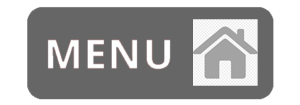
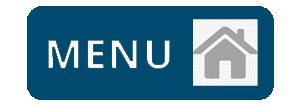
Revision of a layered 300px x 105px image; what changed, layer by layer:
painted on "Layer 0" over [27, 6, 274, 100]
